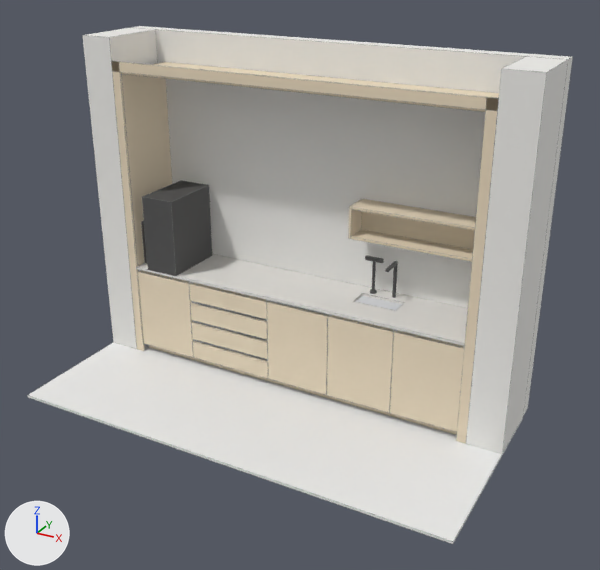
One commit to the glTF model 2025-284-C06-Kaffenisje/modell.glb: the scene before it, then after it.
The view is the same before and after, from a 50 mm camera at (4966.0, -5686.0, 3917.0) aimed at (1965.0, -230.0, 1189.0). Lighting does not change. The marker at lower left points along +X, +Y and +Z. The older version comes first. Vertices at exactly the same position are counted once.

Before the edit, the objects in view are built like this:
```python
mat_material_004 = principled_material('Material.004')
mat_material_004.base_color = (0.08, 0.08, 0.08)  # dark grey #505050
mat_material_004.roughness = 0.75
mat_material_006 = principled_material('Material.006')
mat_material_006.base_color = (0.55, 0.57, 0.6)  # light grey #c4c7cb
mat_material_006.roughness = 0.75
me_mesh_0 = bpy.data.meshes.new('Mesh_0')
me_mesh_0.from_pydata(...)  # 21961 vertices, 23960 faces; spans x -302.0..3702.0, y -1202.0..753.0, z -22.0..3002.0
me_mesh_0.materials.append(mat_material)  # white #f9f9f7
me_mesh_0.materials.append(mat_material_001)  # beige #eadabf
me_mesh_0.materials.append(mat_material_002)  # beige #ede1c4
me_mesh_0.materials.append(mat_material_003)  # white #f7f7f6
me_mesh_0.materials.append(mat_material_004)  # dark grey #505050
me_mesh_0.materials.append(mat_front)  # beige #eadabf
me_mesh_0.materials.append(mat_material_005)  # white #f3f3f1
me_mesh_0.materials.append(mat_material_006)  # light grey #c4c7cb
me_mesh_0.materials.append(mat_material_007)  # white #e7e5df
me_mesh_0.materials.append(mat_material_008)  # white #e1e2e5
me_mesh_0.materials.append(mat_material_009)  # white #efedea
me_mesh_0.materials.append(mat_gulv)  # white #efefed
me_mesh_0.materials.append(mat_kantlinjer)
ob_mesh_0 = bpy.data.objects.new('Mesh_0', me_mesh_0)
ob_mesh_0.location = (0.0, 0.0, 0.0)
```
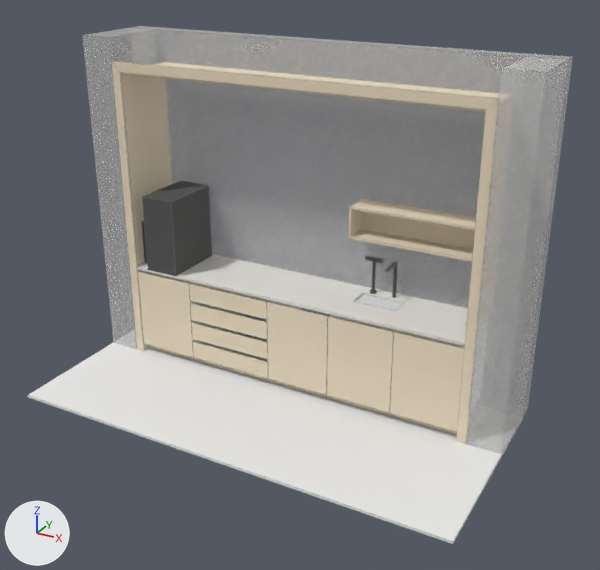
Changed parts and their boxes [x1, y1, x2, y2] in the pictures (600 x 570 px):
'Mesh_0', reshaped: [27, 26, 573, 544] in both
part 1 of me_mesh_0, deleted (mostly hidden): before [113, 71, 494, 361]
part 2 of me_mesh_0, cut back: before [112, 61, 499, 438]; after [111, 61, 498, 438]

Patch to the scene script:
```diff
--- a/2025-284-C06-Kaffenisje/modell.glb.py
+++ b/2025-284-C06-Kaffenisje/modell.glb.py
@@ mat_material_004 @@
 mat_material_004 = principled_material('Material.004')
-mat_material_004.base_color = (0.08, 0.08, 0.08)  # dark grey #505050
+mat_material_004.base_color = (0.9, 0.9, 0.88)  # white #f3f3f1
 mat_material_004.roughness = 0.75
@@ mat_material_006 @@
 mat_material_006 = principled_material('Material.006')
-mat_material_006.base_color = (0.55, 0.57, 0.6)  # light grey #c4c7cb
+mat_material_006.base_color = (0.82, 0.7, 0.52)  # beige #eadabf
 mat_material_006.roughness = 0.75
@@ mat_vegg @@
+mat_vegg = principled_material('VEGG')
+mat_vegg.base_color = (0.86, 0.85, 0.82)  # white #efedea
+mat_vegg.roughness = 0.75
+mat_vegg.alpha = 0.28
@@ me_mesh_0 @@
 # used by ob_mesh_0; location = (0.0, 0.0, 0.0)
-me_mesh_0.from_pydata(...)  # 21961 vertices, 23960 faces; spans x -302.0..3702.0, y -1202.0..753.0, z -22.0..3002.0
+me_mesh_0.from_pydata(...)  # 21993 vertices, 24060 faces; spans x -302.0..3702.0, y -1202.0..753.0, z -22.0..3002.0
+# me_mesh_0 part 1: 134 loose pieces with 1072 vertices, spanning x -2.0..3402.0, y -31.0..603.0, z 104.0..2802.0, are deleted
+# me_mesh_0 part 2: 297 vertices moved from x 81.0..3319.0, y -31.0..603.0, z 250.0..2800.0 to x 81.0..3319.0, y -31.0..603.0, z 228.0..2717.0; 403 vertices removed from x -2.0..3402.0, y -31.0..603.0, z 250.0..2802.0; 1455 vertices added at x -1.0..3401.0, y -31.0..603.0, z 228.0..2801.0
+# other edits to the shape of me_mesh_0 do not show in these pictures
 me_mesh_0.materials.append(mat_material)
@@ me_mesh_0 @@
 me_mesh_0.materials.append(mat_material_008)
-me_mesh_0.materials.append(mat_material_009)  # white #efedea
 me_mesh_0.materials.append(mat_gulv)
 me_mesh_0.materials.append(mat_kantlinjer)
+me_mesh_0.materials.append(mat_vegg)  # white #efedea
```
